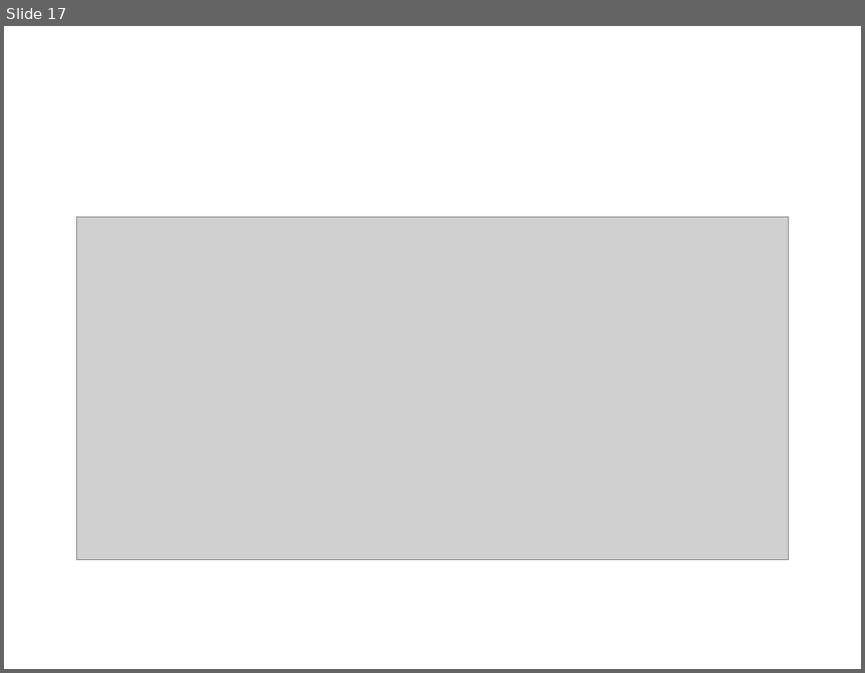
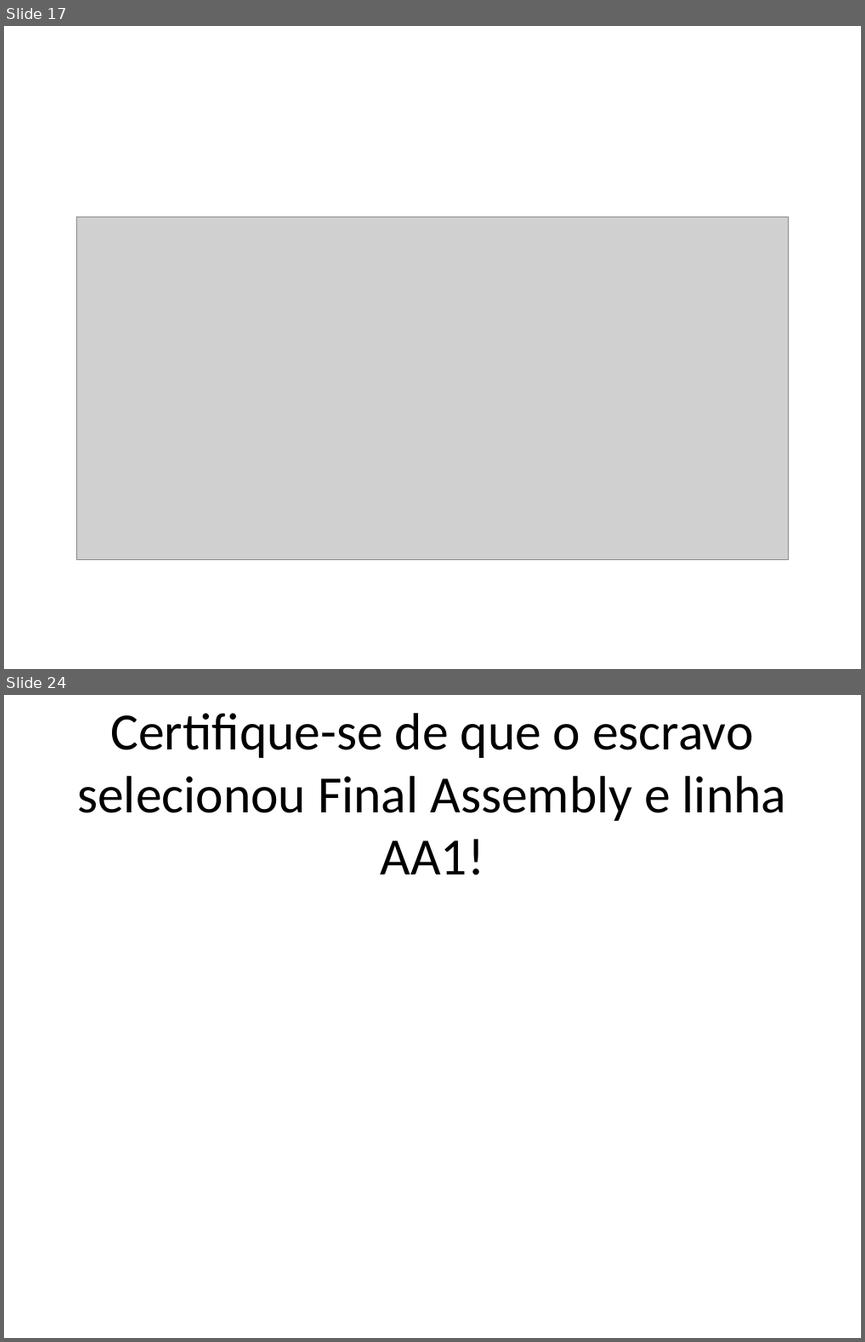
Before and after one commit to AlexTCarvalho/QHI, a slide deck: Treinamento – Escravo do QHI.pptx. Shown one above the other, each under a label of ours: slide 17 before the commit, slides 17 and 24 after it; the slides between them are not shown. The pictures are 865x673 and 865x1342 pixels, drawn with LibreOffice and Linux fonts; fonts in the diff are those of the drawing; grey boxes stand for pictures. Boxes give left, top, right and bottom in pixels: in the first picture for what was removed or moved away, otherwise in the second. Text is boxed around its words. In the diff, an @@ line names an element or a change of style, - is before the commit and + after.

```diff
--- a/Treinamento – Escravo do QHI.pptx
+++ b/Treinamento – Escravo do QHI.pptx
@@ slide 24 added at (4,695,861,1338), background #FFFFFF @@
@@ title added at (77,713,786,875), 44 pt, text #000000 @@
+Certifique-se de que o escravo selecionou Final Assembly e linha AA1!
```
Also in this commit, not shown: 10 slides changed, 4 other slides added.
